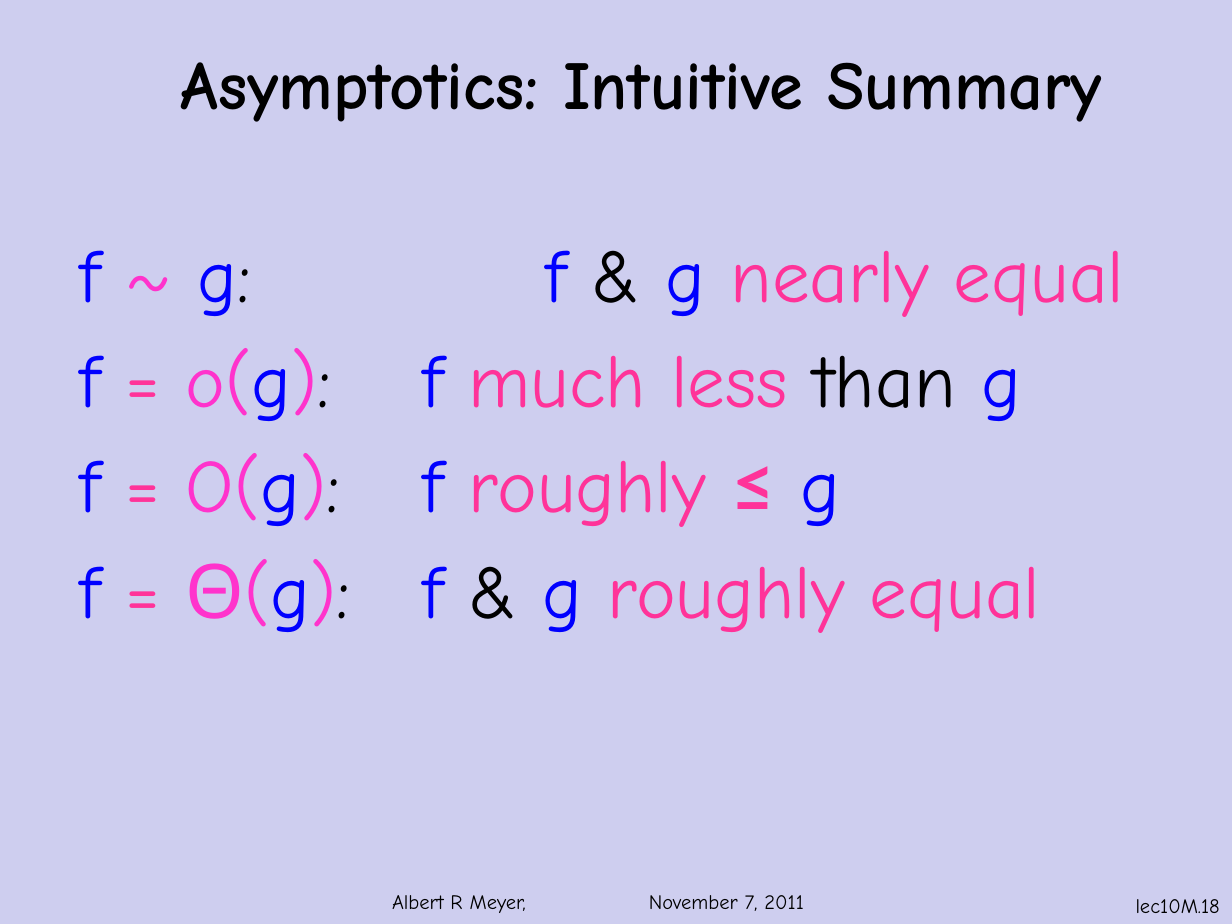
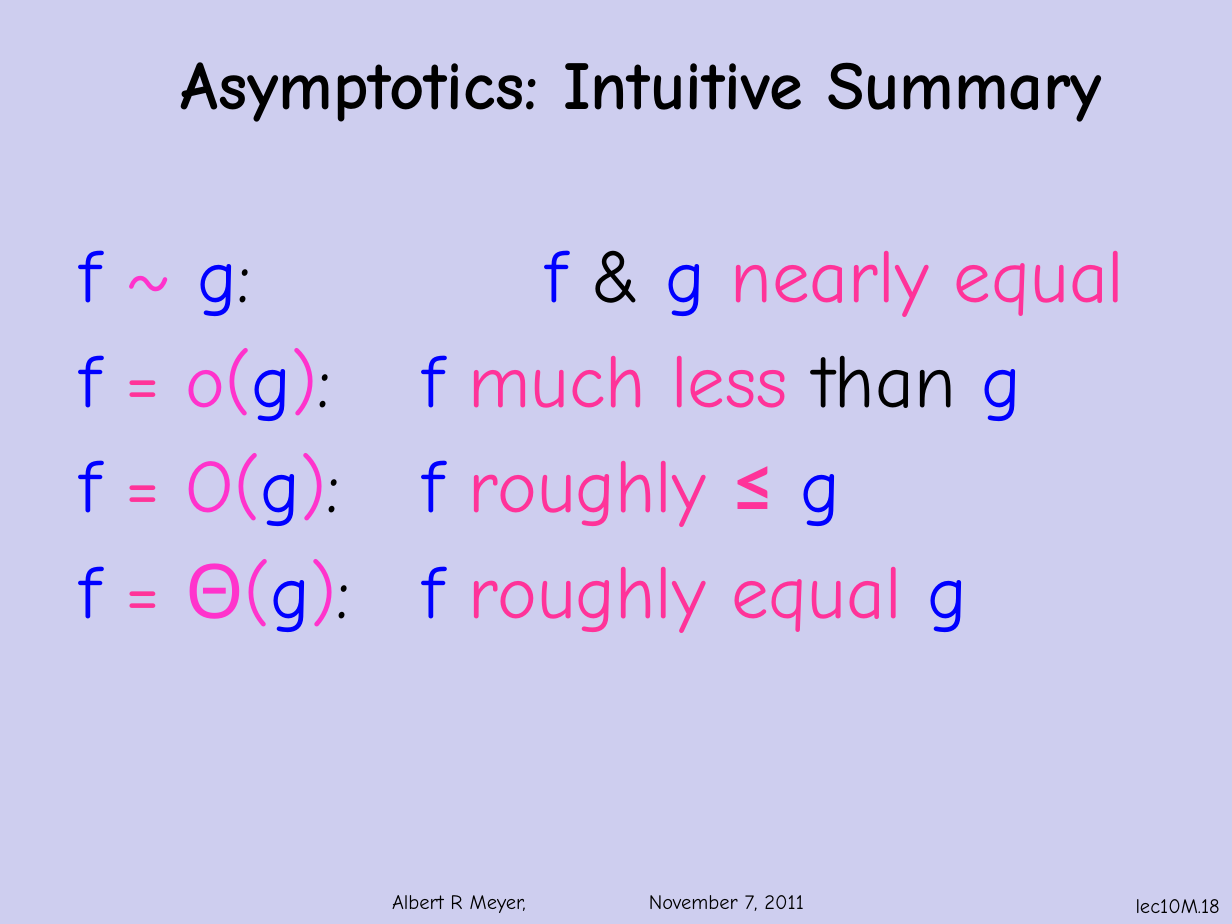
Before and after one commit to armeyer/mcs_web, a slide deck: slide 18 of fall11/slidesF11/slides10m.pptx. Drawn at 1232x924 pixels with LibreOffice and Linux fonts; fonts in the diff are those of the drawing; background and template pictures are left out. Boxes give left, top, right and bottom in pixels: in the first picture for what was removed or moved away, otherwise in the second. Text is boxed around its words. In the diff, an @@ line names an element or a change of style, - is before the commit and + after.

```diff
--- a/fall11/slidesF11/slides10m.pptx
+++ b/fall11/slidesF11/slides10m.pptx
@@ text at <box>79,559,967,633</box>: text changed @@
-f = Θ(g): f & g roughly equal
+f = Θ(g): f roughly equal g
```
Also in this commit, not shown: 2 other slides changed, 10 other files.
